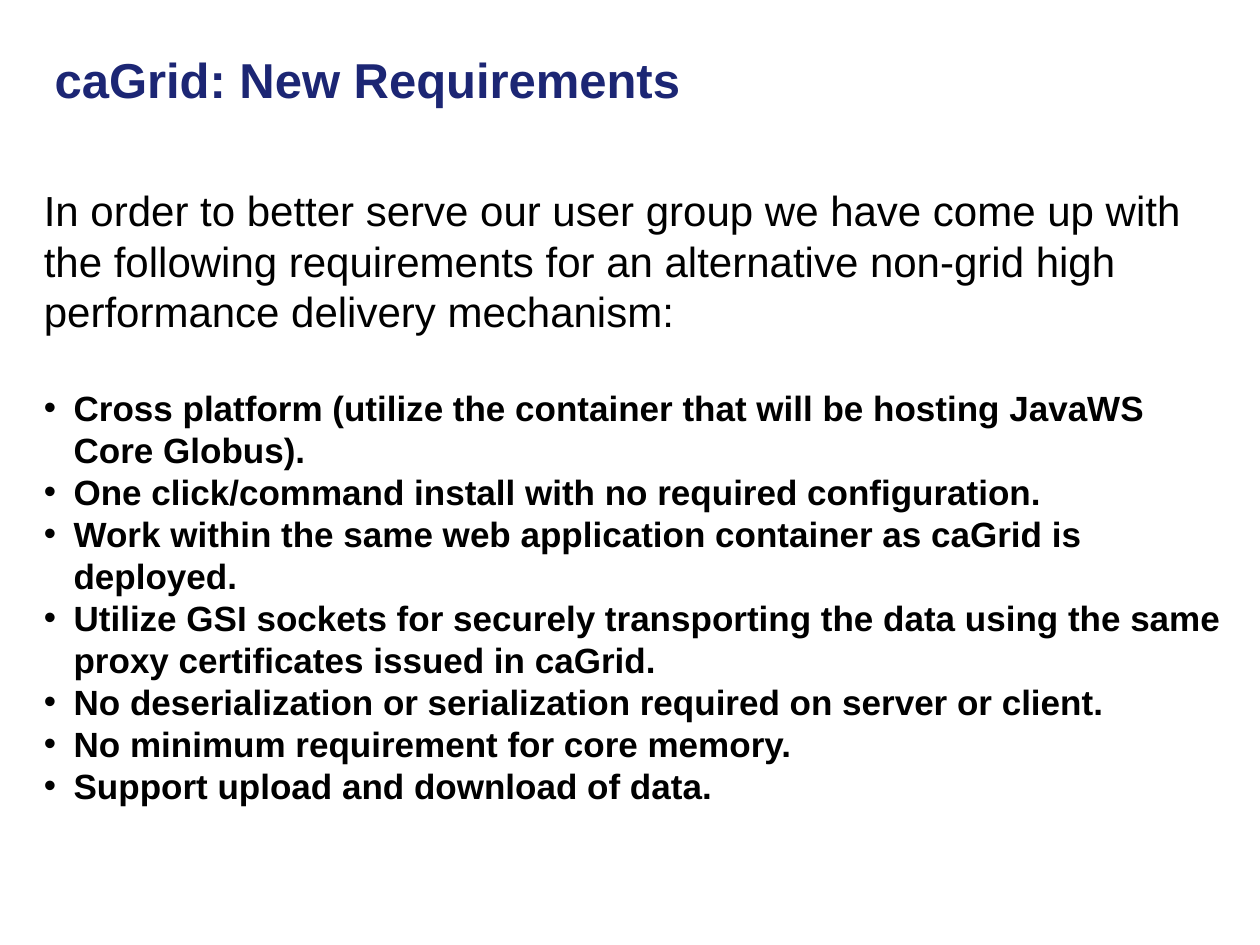
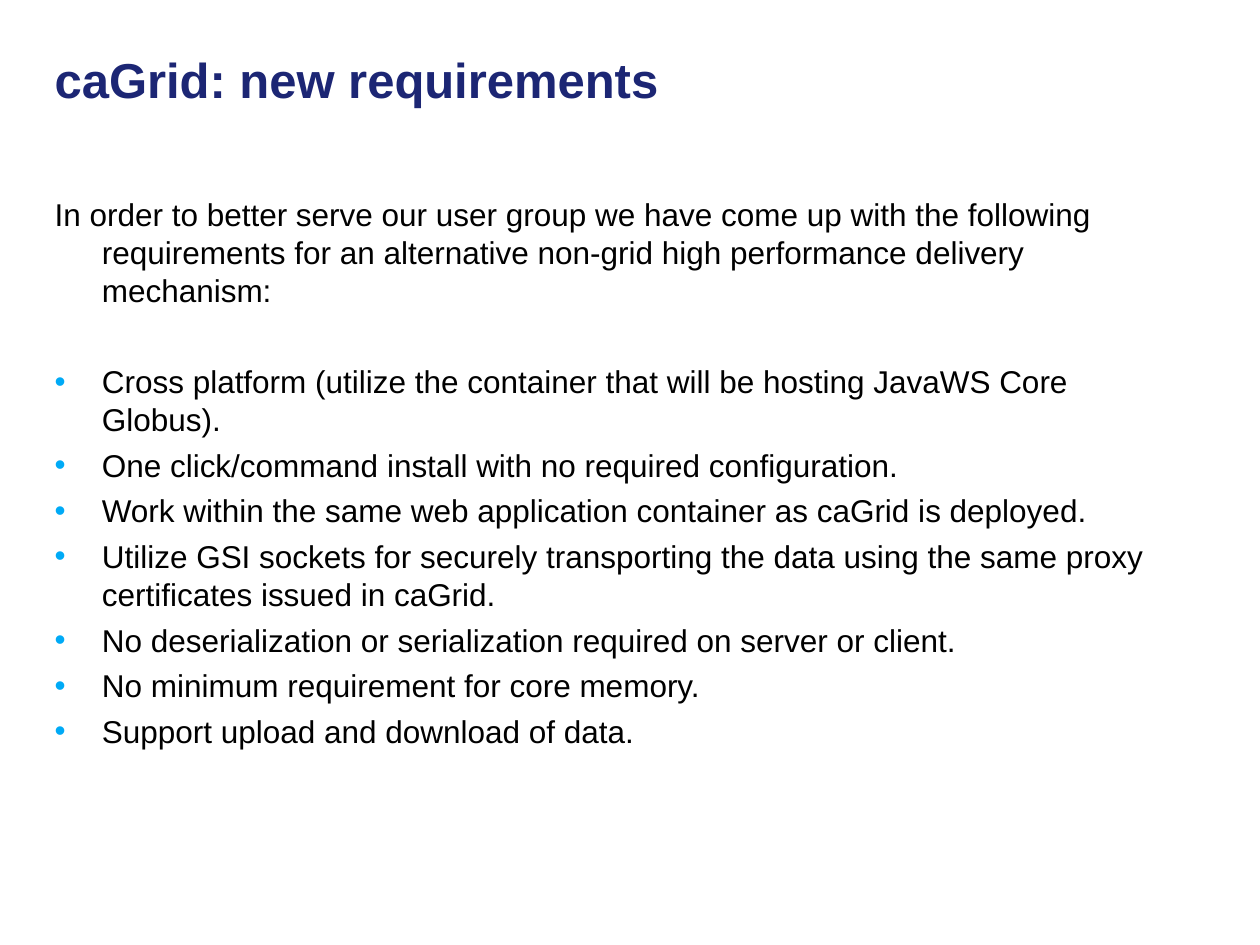
Before and after one commit to NCIP/cagrid-docs, a slide deck: slide 8 of presentations/200801_VCDE_ARCH/20080128_30_F2F_HTP.ppt. Drawn at 1260x945 pixels with LibreOffice and Linux fonts; fonts in the diff are those of the drawing; background and template pictures are left out. Boxes give left, top, right and bottom in pixels: in the first picture for what was removed or moved away, otherwise in the second. Text is boxed around its words. In the diff, an @@ line names an element or a change of style, - is before the commit and + after.

```diff
--- a/presentations/200801_VCDE_ARCH/20080128_30_F2F_HTP.ppt
+++ b/presentations/200801_VCDE_ARCH/20080128_30_F2F_HTP.ppt
@@ title at [55, 62, 658, 108]: text changed @@
-caGrid: New Requirements
+caGrid: new requirements
@@ text "In order to better serve ...": place and size @@
-text "In order to better serve ..." at [44, 195, 1220, 806]
+text "In order to better serve ..." at [55, 203, 1143, 749]
@@ text "In order to better serve ..." at [55, 203, 1143, 749]: size 24 to 18 pt in "In order to better serve our user ..."; size 20 to 18 pt, bold off in "Cross platform (utilize the container that will ...", "One click/command install with no required configuration.", "Work within the same web application container ...", "Utilize GSI sockets for securely transporting the ..." and 3 more places; indent changed; more space between paragraphs; bullet colour #000000 to #00AAF6 @@
```
Also in this commit, not shown: 6 other slides changed, 1 slide removed.
